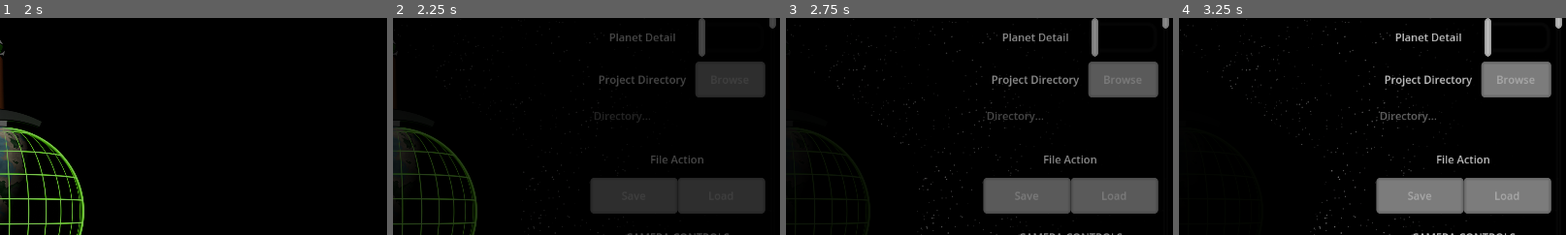
Above: before the commit, frames 1-4 (left to right).
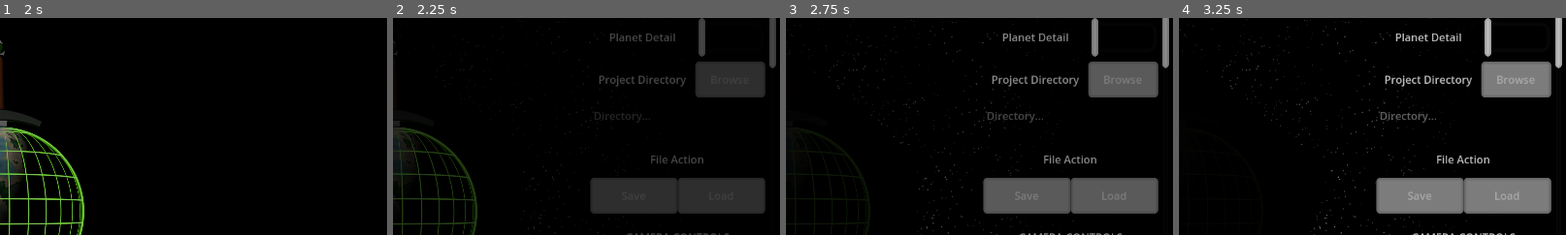
Above: after the commit, the same moments.

Repository: PaiBir/EXcalibur_Godot
Game: Godot game, scene res://Scenes/Primary.tscn
Same seed, same stepped clock (60 frames per second), same inputs: the game is played once before the commit and once after it.
Inputs (mouse positions are % of the whole screen's width and height, from its top left):
- Up to frame 1 (2 s): click (87, 28) at 0.52 s; type "12" at 0.6 s; click "Browse" at 1.25 s
- Up to frame 2 (2.25 s): click (94, 93) at 2 s
- Up to frame 3 (2.75 s): no input
- Up to frame 4 (3.25 s): click (38, 50) at 2.75 s
The pictures show only the part of the screen within x 50-100%, y 6-55%; the shares and areas given below are measured in that part.

Frame 1 is identical in both runs. In frame 2, 0.3% of the frame differs, in the area x 97-99%, y 3-24%; in frame 3, 0.3%; in frame 4, 0.3%.

Commit message:
Custom Model
Cutting off branch here for now

Diff:
--- a/Nodes/ui_manager.tscn
+++ b/Nodes/ui_manager.tscn
@@ -71,6 +71,7 @@
 theme = ExtResource("1_c1ydq")
 
 [node name="Technical" type="Control" parent="Control Bar/Menu_Location"]
+visible = false
 clip_contents = true
 layout_mode = 1
 anchors_preset = 15
@@ -90,6 +91,7 @@
 grow_vertical = 2
 theme = ExtResource("1_c1ydq")
 max_value = 1.0
+page = 0.1
 
 [node name="Body" type="Panel" parent="Control Bar/Menu_Location/Technical"]
 layout_mode = 1
@@ -446,6 +448,7 @@
 grow_vertical = 2
 theme = ExtResource("1_c1ydq")
 max_value = 1.0
+page = 0.1
 
 [node name="Body" type="Panel" parent="Control Bar/Menu_Location/Layers"]
 layout_mode = 1
@@ -768,6 +771,7 @@
 grow_vertical = 2
 theme = ExtResource("1_c1ydq")
 max_value = 1.0
+page = 0.1
 
 [node name="Body" type="Panel" parent="Control Bar/Menu_Location/Star"]
 layout_mode = 1
@@ -941,7 +945,6 @@
 virtual_keyboard_type = 3
 
 [node name="Planet" type="Control" parent="Control Bar/Menu_Location"]
-visible = false
 clip_contents = true
 layout_mode = 1
 anchors_preset = 15
@@ -963,6 +966,7 @@
 grow_vertical = 2
 theme = ExtResource("1_c1ydq")
 max_value = 1.0
+page = 0.1
 
 [node name="Body" type="Panel" parent="Control Bar/Menu_Location/Planet"]
 layout_mode = 1
--- a/Scripts/Constants.gd
+++ b/Scripts/Constants.gd
@@ -1,8 +1,37 @@
 extends Node
 
-var StefanBoltzmanConstant: float = 5.67037e-8 #W/M^2K^4
+static var StefanBoltzmanConstant: float = 5.67037e-8 #W/M^2K^4
+static var SunDiameter := 6.957e8
+static var AUdefiniton := 149597870700
+static var SolarConstant := 1370 #Wm^2
 
-var SunDiameter = 6.957e8
-var AUdefiniton = 149597870700
+static var gases : Array[Dictionary] = [ #Needs sources
+	#EARTH
+	{"Name": "Nitrogen", "Weight":0},
+	{"Name": "Atmoic Oxogen", "Weight":0},
+	{"Name": "Molecular Oxygen", "Weight":0},
+	{"Name": "Helium", "Weight":0},
+	{"Name": "Argon", "Weight":0},
+	{"Name": "Atomic Hydrogen", "Weight":0},
+	{"Name": "Neon", "Weight":0},
+	{"Name": "Krypton", "Weight":0},
+	{"Name": "Xenon", "Weight":0},
+	{"Name": "Nitrous Oxide", "Weight":0},
+	{"Name": "Nitric Oxide", "Weight":0},
+	{"Name": "Nitrogen Dioxide", "Weight":0},
+	{"Name": "Hydrogen Sulfide", "Weight":0},
+	{"Name": "Ammonia", "Weight":0},
+	{"Name": "Molecular Hydrogen", "Weight":0},
+	{"Name": "Methane", "Weight":0},
+	{"Name": "Sulfur Dioxide", "Weight":0},
+	{"Name": "Carbon Monoxide", "Weight":0},
+	{"Name": "Carbon Dioxide", "Weight":0},
+	{"Name": "Ozone", "Weight":0},
 
-var SolarConstant = 1370 #Wm^2
+	#MARS
+
+	#VENUS
+
+	#TITAN
+
+]
--- a/Scripts/Planet/PlanetManager.gd
+++ b/Scripts/Planet/PlanetManager.gd
@@ -20,7 +20,24 @@
 var PlanetRadius : float = 1 #Earth Radii
 var GlobalAtmoAlbedo : float = 0.1
 var PressureAtSeaLevel : float = 1 #atm
-var CloudAlbedo : float = 0.9 #Just a guess. Fill in better later
+var CloudProperties : Array[Dictionary] = [
+	{
+		"Albedo" = 0.25,
+		"Transmissivity" = 0.75,
+		"Absorptivity" = 0.005
+	},
+	{
+		"Albedo" = 0.60,
+		"Transmissivity" = 0.38,
+		"Absorptivity" = 0.02
+	},
+	{
+		"Albedo" = 0.70,
+		"Transmissivity" = 0.36,
+		"Absorptivity" = 0.035
+	}
+]
+var AtmoComp : Array[AtmoGas]
 
 #Model visualisation and execution
 @export var TechnicalAspects : PlanetTechnical
@@ -32,7 +49,7 @@
 var stepsize : float = 1
 var minHeight : float = -10935  #lowest point
 var maxheight : float = 8848.86 #tallest point
-var layers : Array[ModelLayer.LayerType] = [ModelLayer.LayerType.AERO,ModelLayer.LayerType.GEO]
+var layers : Array[ModelLayer.LayerType] = [ModelLayer.LayerType.AERO,ModelLayer.LayerType.AERO,ModelLayer.LayerType.AERO,ModelLayer.LayerType.GEO]
 
 @export_category("Root")
 @export var Boss: Worldbase
--- a/Scripts/Planet/ResourceLayer.gd
+++ b/Scripts/Planet/ResourceLayer.gd
@@ -18,8 +18,11 @@
 var Changes : Array[Dictionary]
 
 var recievedEnergy : float = 0
+#AERO model
 var pressure : float = 1
 var cloudcover : float = 0 #should never be more than 1
+var sigma : float = 0 #between 0 and 1
+var atmosphere : Array[AtmoGas]
 
 func _init(WorldData : PlanetManager, layerPlace : PlanetDataPoint) -> void:
 	world  = WorldData
--- /dev/null
+++ b/Scripts/Planet/gas.gd
@@ -0,0 +1,9 @@
+class_name AtmoGas
+extends Node
+
+var Gas : Dictionary
+var Pressure : float = 0
+
+func _init(_gas : Dictionary, _pressure : float) -> void:
+	Gas = _gas
+	Pressure = _pressure
--- a/Scripts/UI/UI_control.gd
+++ b/Scripts/UI/UI_control.gd
@@ -101,6 +101,24 @@
 		boss.UpdateCam()
 
 func handleUI():
+	if Input.is_action_just_pressed("scrollUp"):
+		if Tabs.current_tab == 0:
+			$"Control Bar/Menu_Location/Technical/T_Scroll".value = max(min($"Control Bar/Menu_Location/Technical/T_Scroll".value - 0.1, 1.0), 0.0)
+		#elif Tabs.current_tab == 1:
+		#	$"Control Bar/Menu_Location/Layers/L_Scroll".value = max(min($"Control Bar/Menu_Location/Layers/L_Scroll".value - 0.1, 1.0), 0.0)
+		#elif Tabs.current_tab == 2:
+		#	$"Control Bar/Menu_Location/Star/S_Scroll".value = max(min($"Control Bar/Menu_Location/Star/S_Scroll".value - 0.1, 1.0), 0.0)
+		elif Tabs.current_tab == 3:
+			$"Control Bar/Menu_Location/Planet/P_Scroll".value = max(min($"Control Bar/Menu_Location/Planet/P_Scroll".value - 0.1, 1.0), 0.0)
+	if Input.is_action_just_pressed("scrollDown"):
+		if Tabs.current_tab == 0:
+			$"Control Bar/Menu_Location/Technical/T_Scroll".value = max(min($"Control Bar/Menu_Location/Technical/T_Scroll".value + 0.1, 1.0), 0.0)
+		#elif Tabs.current_tab == 1:
+		#	$"Control Bar/Menu_Location/Layers/L_Scroll".value = max(min($"Control Bar/Menu_Location/Layers/L_Scroll".value + 0.1, 1.0), 0.0)
+		#elif Tabs.current_tab == 2:
+		#	$"Control Bar/Menu_Location/Star/S_Scroll".value = max(min($"Control Bar/Menu_Location/Star/S_Scroll".value + 0.1, 1.0), 0.0)
+		elif Tabs.current_tab == 3:
+			$"Control Bar/Menu_Location/Planet/P_Scroll".value = max(min($"Control Bar/Menu_Location/Planet/P_Scroll".value + 0.1, 1.0), 0.0)
 	$"Control Bar/Menu_Location/Planet/Body/UploadLayers/ProgressBar".value = boss.World.Finished
 	$"Control Bar/Menu_Location/Planet/Body/UploadLayers/ProgressBar".max_value = boss.World.points.size()
 	var t_size = $"Control Bar/Menu_Location/Technical/Body".get_child($"Control Bar/Menu_Location/Technical/Body".get_child_count()-1).anchor_bottom - 1.0
--- a/project.godot
+++ b/project.godot
@@ -28,6 +28,19 @@
 
 window/size/mode=2
 
+[input]
+
+scrollUp={
+"deadzone": 0.2,
+"events": [Object(InputEventMouseButton,"resource_local_to_scene":false,"resource_name":"","device":-1,"window_id":0,"alt_pressed":false,"shift_pressed":false,"ctrl_pressed":false,"meta_pressed":false,"button_mask":0,"position":Vector2(0, 0),"global_position":Vector2(0, 0),"factor":1.0,"button_index":4,"canceled":false,"pressed":false,"double_click":false,"script":null)
+]
+}
+scrollDown={
+"deadzone": 0.2,
+"events": [Object(InputEventMouseButton,"resource_local_to_scene":false,"resource_name":"","device":-1,"window_id":0,"alt_pressed":false,"shift_pressed":false,"ctrl_pressed":false,"meta_pressed":false,"button_mask":0,"position":Vector2(0, 0),"global_position":Vector2(0, 0),"factor":1.0,"button_index":5,"canceled":false,"pressed":false,"double_click":false,"script":null)
+]
+}
+
 [rendering]
 
 textures/vram_compression/import_etc2_astc=true
Not shown, added: Scripts/Planet/gas.gd.uid
